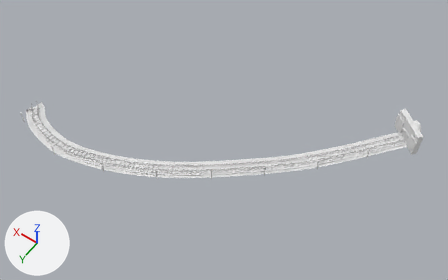
Before and after pictures for a commit that changed the FBX model Assets/Art/KayseriIsland/Models/Phase2/Rail_P2.fbx.
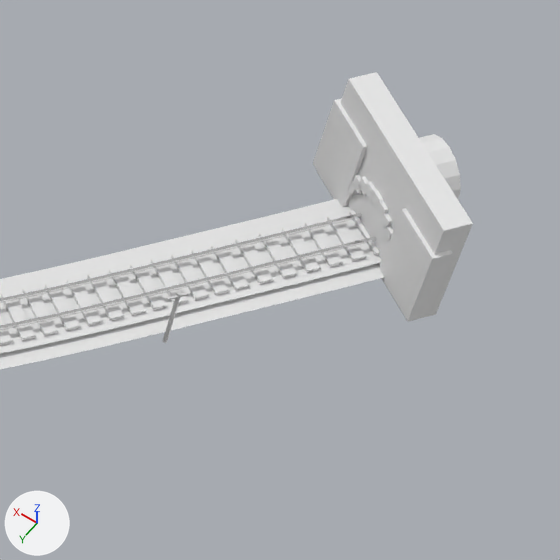
The first picture shows the older version from a camera (50 mm lens) standing at (-229.0, 249.0, 294.0) and looking at (-95.0, 62.0, 1.0). The close-ups show the older and then the newer version on the part from 75% to 98% of the width and 34% to 71% of the height of that picture. Only the edits that show in the close-ups are written down. The axes (+X, +Y, +Z) are drawn at lower left. The lights are the same throughout. Vertices at exactly the same position are counted once.

Names of what the first close-up shows: 'Rail.Ballast', 'Rail.Bed', 'Rail.Portal', 'Rail.Rail', 'Rail.Rail.001', 'Rail.Sleepers' and 1 more.
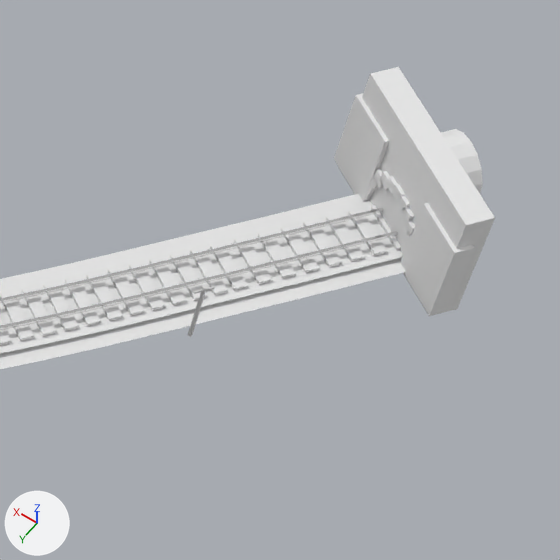
Changed parts and their boxes (x1, y1, x2, y2) in the close-ups (560 x 560 px; the box of a moved part takes in the faces that stretch with it):
'Rail.Portal', reshaped
    before: (313, 72, 473, 322)
    after: (334, 67, 495, 316)
part 1 of me_rail_portal_001, moved or reshaped
    before: (419, 134, 461, 200)
    after: (441, 129, 483, 194)
part 2 of me_rail_portal_001, moved or reshaped
    before: (379, 208, 453, 321)
    after: (401, 203, 475, 315)
part 3 of me_rail_portal_001, moved or reshaped
    before: (313, 98, 367, 207)
    after: (334, 93, 389, 202)
part 4 of me_rail_portal_001, rebuilt
    before: (317, 72, 473, 322)
    after: (338, 67, 495, 316)
part 5 of me_rail_portal_001, deleted
    before: (343, 174, 393, 266)
part 6 of me_rail_portal_001, added
    after: (365, 169, 415, 260)

Patch to the scene script:
```diff
--- a/Assets/Art/KayseriIsland/Models/Phase2/Rail_P2.fbx.py
+++ b/Assets/Art/KayseriIsland/Models/Phase2/Rail_P2.fbx.py
@@ me_rail_portal_001 @@
 # used by ob_rail_portal; location = (0.0, 0.0, 0.0)
-me_rail_portal_001.from_pydata(...)  # 164 vertices, 264 faces; spans x -193.1..-172.9, y -10.6..6.2, z -1.5..14.5
+me_rail_portal_001.from_pydata(...)  # 164 vertices, 264 faces; spans x -194.7..-174.5, y -12.7..4.2, z -1.5..14.5
+# me_rail_portal_001 part 1: the loose piece of 36 vertices spanning x -189.8..-180.1, y -9.2..-0.1, z 1.0..13.2 is moved by (-1.6, -2.1, 0.0)
+# me_rail_portal_001 part 2: the loose piece of 8 vertices spanning x -192.5..-185.5, y 0.0..6.2, z -0.5..10.5 is moved by (-1.6, -2.1, 0.0)
+# me_rail_portal_001 part 3: the loose piece of 8 vertices spanning x -179.9..-172.9, y -9.8..-3.6, z -0.5..10.5 is moved by (-1.6, -2.1, 0.0)
+# me_rail_portal_001 part 4: the loose piece of 8 vertices spanning x -193.1..-173.6, y -10.6..5.5, z -1.5..14.5 is rebuilt with 8 vertices and now spans x -194.7..-175.2, y -12.7..3.5, z -1.5..14.5
+# me_rail_portal_001 part 5: 13 loose pieces with 104 vertices, spanning x -187.2..-177.5, y -5.3..2.7, z 0.5..7.6, are deleted
+# me_rail_portal_001 part 6: 104 vertices added at x -188.8..-179.1, y -7.3..0.6, z 0.5..7.6
 me_rail_portal_001.materials.append(mat_concrete)
```
